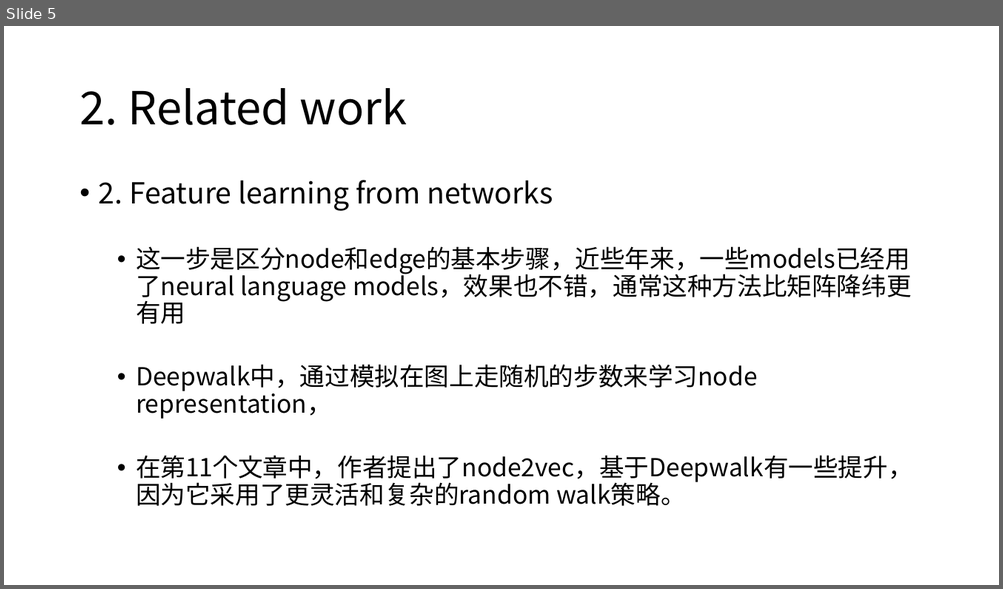
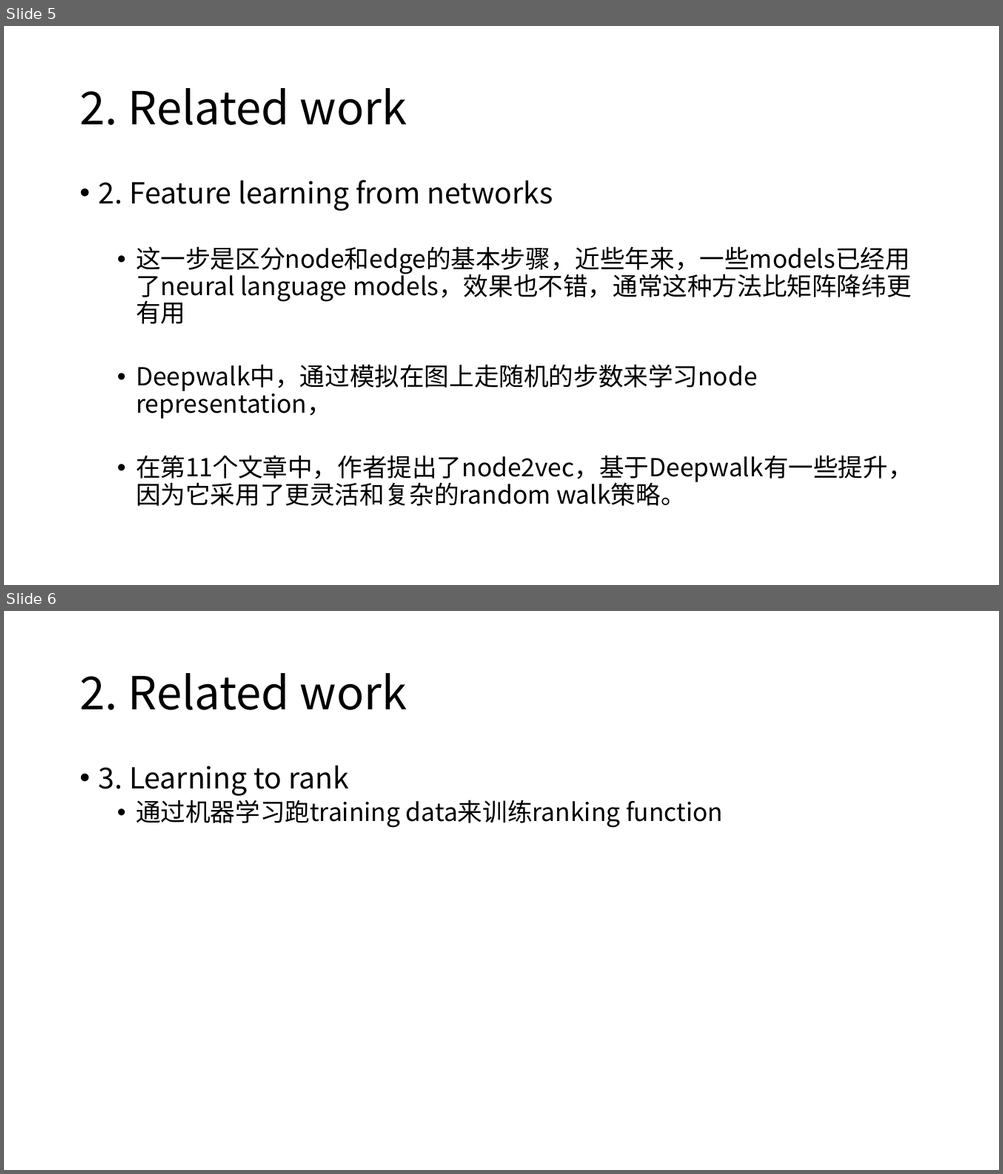
Before and after one commit to gsanou/knowledge-graph, a slide deck: entity2rec/entity2rec.pptx. Shown one above the other, each under a label of ours: slide 5 before the commit, slides 5 and 6 after it. The pictures are 1003x589 and 1003x1174 pixels, drawn with LibreOffice and Linux fonts; fonts in the diff are those of the drawing. Boxes give left, top, right and bottom in pixels: in the first picture for what was removed or moved away, otherwise in the second. Text is boxed around its words. In the diff, an @@ line names an element or a change of style, - is before the commit and + after.

```diff
--- a/entity2rec/entity2rec.pptx
+++ b/entity2rec/entity2rec.pptx
@@ slide 6 added at bbox=[4, 611, 999, 1170], background #FFFFFF @@
@@ title added at bbox=[79, 673, 407, 710], 44 pt, text #000000 @@
+2. Related work
@@ text added at bbox=[99, 765, 723, 828], 24 pt, text #000000 @@
+• 3. Learning to rank
+  • 通过机器学习跑training data来训练ranking function
```
Also in this commit, not shown: 4 other slides added, 3 slides removed.
